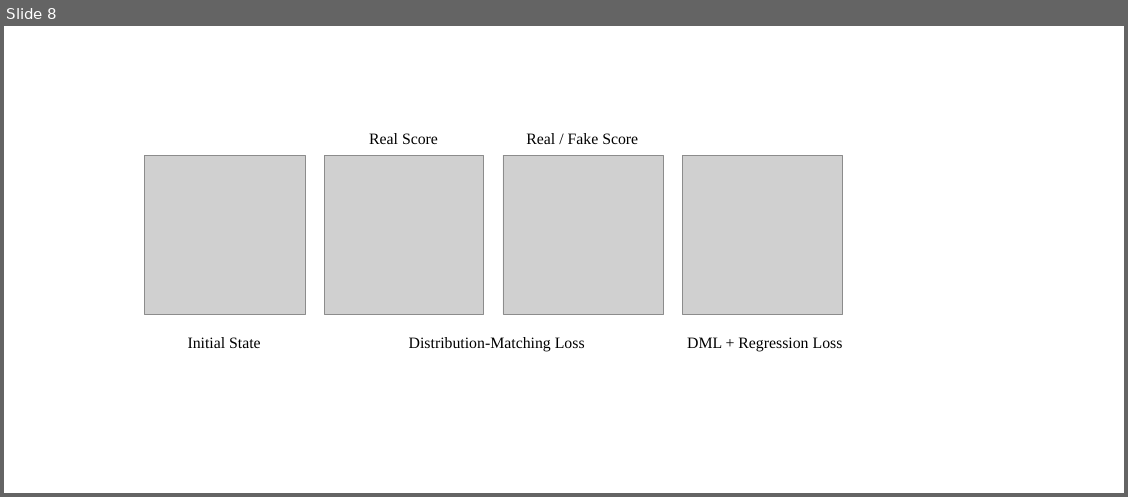
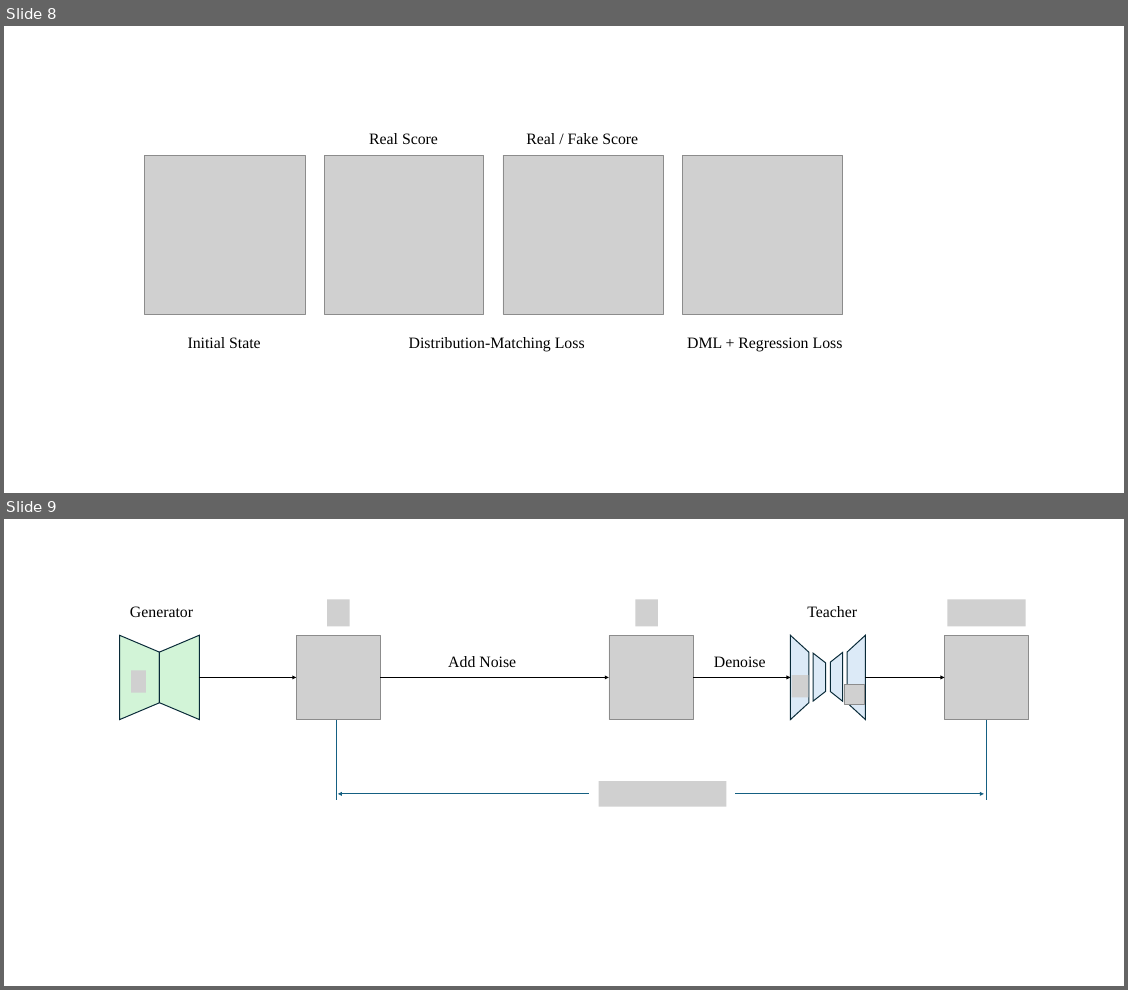
Before and after one commit to innovation-cat/innovation-cat.github.io, a slide deck: images/posts/2025-05-20-blog-post/新建 Microsoft PowerPoint 演示文稿.pptx. Shown one above the other, each under a label of ours: slide 8 before the commit, slides 8 and 9 after it. The pictures are 1128x497 and 1128x990 pixels, drawn with LibreOffice and Linux fonts; fonts in the diff are those of the drawing; grey boxes stand for pictures. Boxes give left, top, right and bottom in pixels: in the first picture for what was removed or moved away, otherwise in the second. Text is boxed around its words. In the diff, an @@ line names an element or a change of style, - is before the commit and + after.

```diff
--- a/images/posts/2025-05-20-blog-post/新建 Microsoft PowerPoint 演示文稿.pptx
+++ b/images/posts/2025-05-20-blog-post/新建 Microsoft PowerPoint 演示文稿.pptx
@@ slide 9 added at (x1=4, y1=519, x2=1124, y2=986), background #FFFFFF @@
@@ text added at (x1=130, y1=606, x2=193, y2=617), 24 pt, text #000000 @@
+Generator
@@ picture added at (x1=327, y1=599, x2=350, y2=626) @@
@@ picture added at (x1=636, y1=599, x2=658, y2=626) @@
@@ text added at (x1=807, y1=606, x2=857, y2=617), 24 pt, text #000000 @@
+Teacher
@@ picture added at (x1=948, y1=599, x2=1026, y2=626) @@
@@ flow chart manual operation added at (x1=120, y1=635, x2=160, y2=720), fill #84E291 at 36% opacity, outline #092A39 1.5 pt @@
@@ flow chart manual operation added at (x1=160, y1=635, x2=199, y2=720), fill #84E291 at 36% opacity, outline #092A39 1.5 pt @@
@@ picture added at (x1=296, y1=635, x2=380, y2=720) @@
@@ picture added at (x1=609, y1=635, x2=693, y2=720) @@
@@ flow chart manual operation added at (x1=790, y1=635, x2=809, y2=720), fill #DCEAF7, outline #092A39 1.5 pt @@
@@ flow chart manual operation added at (x1=847, y1=635, x2=866, y2=720), fill #DCEAF7, outline #092A39 1.5 pt @@
@@ picture added at (x1=944, y1=635, x2=1029, y2=720) @@
@@ text added at (x1=448, y1=656, x2=516, y2=667), 24 pt, text #000000 @@
+Add Noise
@@ text added at (x1=714, y1=656, x2=766, y2=667), 24 pt, text #000000 @@
+Denoise
@@ flow chart manual operation added at (x1=813, y1=653, x2=826, y2=701), fill #DCEAF7, outline #092A39 1.5 pt @@
@@ flow chart manual operation added at (x1=830, y1=652, x2=843, y2=701), fill #DCEAF7, outline #092A39 1.5 pt @@
@@ picture added at (x1=131, y1=670, x2=146, y2=693) @@
@@ arrow added from (199, 677) to (296, 677), #000000 1.5 pt @@
@@ arrow added from (380, 677) to (609, 677), #000000 1.5 pt @@
@@ arrow added from (693, 677) to (791, 677), #000000 1.5 pt @@
@@ picture added at (x1=792, y1=675, x2=809, y2=697) @@
@@ picture added at (x1=845, y1=684, x2=864, y2=703) @@
@@ arrow added from (866, 677) to (944, 677), #000000 1.5 pt @@
@@ line added from (336, 720) to (336, 800), #156082 1.5 pt @@
@@ line added from (987, 720) to (987, 800), #156082 1.5 pt @@
@@ picture added at (x1=599, y1=781, x2=727, y2=806) @@
@@ arrow added from (589, 794) to (338, 794), #156082 1.5 pt @@
@@ arrow added from (735, 794) to (984, 794), #156082 1.5 pt @@
```
Also in this commit, not shown: 1 other slide added, 3 other files.
